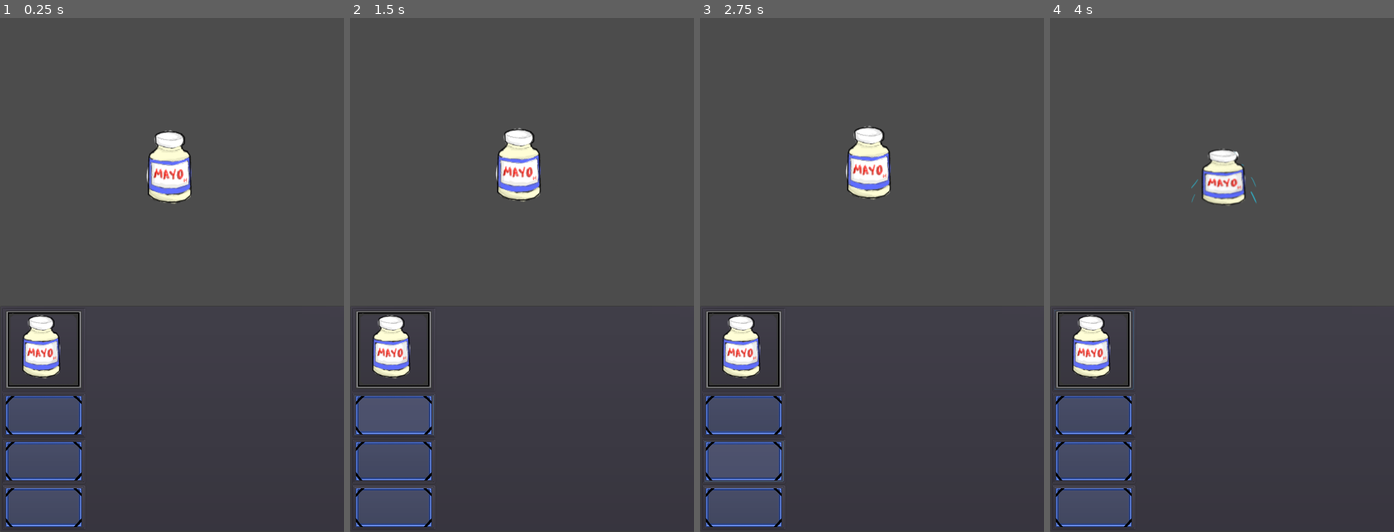
Above: before the commit, frames 1-4 (left to right).
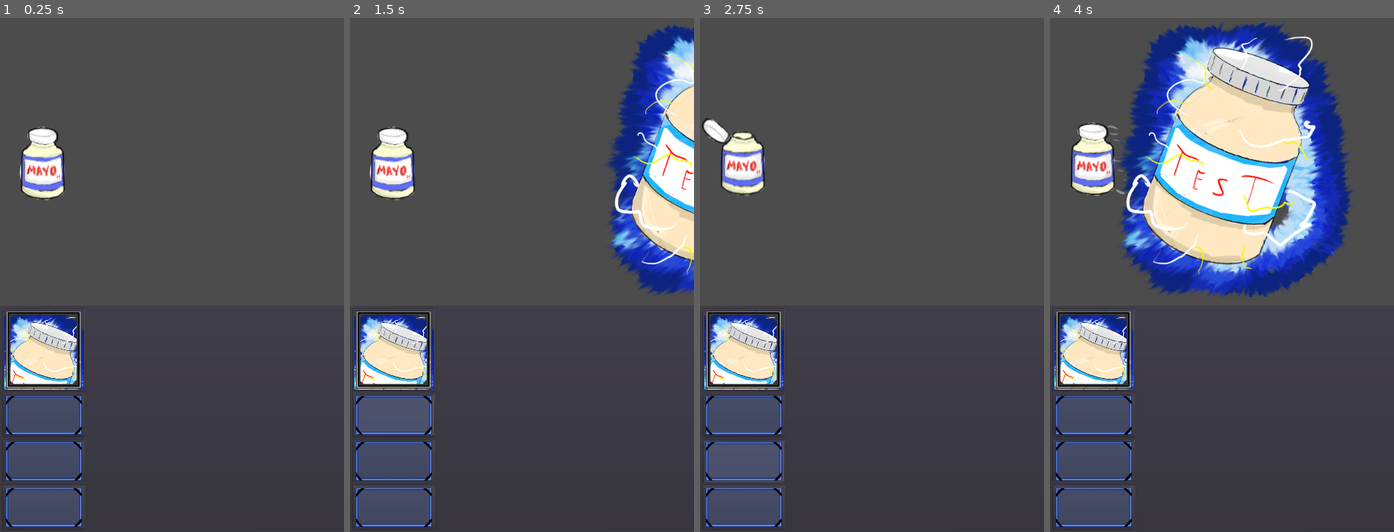
Above: after the commit, the same moments.

Repository: jafetal/Godot-gacha
Game: Godot game, scene res://scenes/Main.tscn
Same seed, same stepped clock (60 frames per second), same inputs: the game is played once before the commit and once after it.
Inputs (mouse positions are in pixels of both pictures, inside the frame that each line leads up to):
- Up to frame 1 (0.25 s): no input
- Up to frame 2 (1.5 s): click (394, 352) at 0.5 s; click (394, 413) at 1.25 s
- Up to frame 3 (2.75 s): click (744, 460) at 2 s
- Up to frame 4 (4 s): click (1094, 506) at 2.75 s; click (1094, 352) at 3.5 s

The runs differ from the first frame. In frame 1, 5.6% of the frame differs, in the area x 1-56%, y 21-73%; in frame 2, 16%; in frame 3, 5.7%; in frame 4, 33%, in the area x 1-88%, y 0-73%.

Commit message:
se elimino la escena de panel individual

Diff:
--- a/Sprites/Characters/Mayo/Animaciones.tres
+++ b/Sprites/Characters/Mayo/Animaciones.tres
@@ -41,7 +41,7 @@
 "name": "trueArts",
 "speed": 5.0
 }, {
-"frames": [ ExtResource( 20 ), ExtResource( 28 ), ExtResourc …(97 unchanged characters)…  27 ), ExtResource( 23 ), ExtResource( 24 ), ExtResource( 21 ), ExtResource( 25 ) ],
+"frames": [ ExtResource( 20 ), ExtResource( 28 ), ExtResourc …(97 unchanged characters)…  27 ), ExtResource( 23 ), ExtResource( 26 ), ExtResource( 17 ), ExtResource( 17 ), ExtResource( 24 ), ExtResource( 24 ), ExtResource( 21 ), ExtResource( 25 ) ],
 "loop": false,
 "name": "arts",
 "speed": 15.0
--- a/project.godot
+++ b/project.godot
@@ -19,6 +19,10 @@
 run/main_scene="res://scenes/Main.tscn"
 config/icon="res://icon.png"
 
+[autoload]
+
+SceneSwitcher="*res://scripts/scene_switcher.gd"
+
 [display]
 
 window/size/width=480
--- a/scenes/GUI/InGgui.gd
+++ b/scenes/GUI/InGgui.gd
@@ -3,21 +3,46 @@
 var menu
 var menuy
 var pos
+var illustration = load("res://Sprites/Units_il/Mayo/Mayo.png")
 
 # Called when the node enters the scene tree for the first time.
 func _ready():
-	$unit.set_data(preload("res://Sprites/Characters/Mayo/Animaciones.tres"),load("res://Sprites/Characters/Mayo/mayo.png"))
-	$Control/PanelContainer/HBoxContainer/Control/HBoxContainer/VBoxContainer/Personaje/perfil.texture = load("res://Sprites/Characters/Mayo/mayo.png")
+	pause_mode = Node.PAUSE_MODE_PROCESS
+	menu_ajustement()
+	unit_initialize(load("res://Sprites/Characters/Mayo/Animaciones.tres"),illustration)
+
+
+# warning-ignore:unused_argument
+func _process(delta):
+	pass
+
+func unit_initialize(animations,illus):
+	var perfil = AtlasTexture.new()
+	perfil.set_atlas(illustration)
+	perfil.set_region(Rect2(120, 0, 300, 300))
+	$Control/PanelContainer/HBoxContainer/ControlUnit1/HBoxContainer/VBoxContainer/Personaje/perfil.texture = perfil
+	$Units/unit.set_data(animations,illus)
+
+#Arts
+func _on_Button_button_down():
+	get_tree().paused = true
+	$Units/unit.arts()
+	$AnimationPlayer/Sprite.texture = load("res://Sprites/Units_il/Mayo/Mayo.png")
+	$AnimationPlayer.stop()
+	$AnimationPlayer.play("Enter")
+
+
+func _on_Unit1Atack_timer_timeout():
+	$Units/unit.attack()
+
+
+func _on_AnimationPlayer_animation_finished(anim_name):
+	get_tree().paused = false
+
+func menu_ajustement():
 	screen_size = get_viewport().get_visible_rect().size
 	menu = screen_size.x/1160
 	menuy = screen_size.y/1700
 	pos = Vector2(0,get_viewport().get_visible_rect().size.y-(get_viewport().get_visible_rect().size.y/2.28))
 	$Control/PanelContainer.rect_scale = Vector2(menu,menuy)
 	$Control/PanelContainer.rect_position = pos
-
-func _process(delta):
-	pass
-
-
-func _on_Button_button_down():
-	$unit.attack()
--- a/scenes/GUI/InGgui.tscn
+++ b/scenes/GUI/InGgui.tscn
@@ -1,12 +1,41 @@
-[gd_scene load_steps=5 format=2]
+[gd_scene load_steps=6 format=2]
 
 [ext_resource path="res://Sprites/GUI/marcoPersonaje.png" type="Texture" id=1]
 [ext_resource path="res://scenes/GUI/InGgui.gd" type="Script" id=2]
 [ext_resource path="res://scenes/unit.tscn" type="PackedScene" id=3]
 [ext_resource path="res://Sprites/GUI/item.png" type="Texture" id=4]
 
+[sub_resource type="Animation" id=1]
+resource_name = "Enter"
+step = 0.05
+tracks/0/type = "value"
+tracks/0/path = NodePath("AnimationPlayer/Sprite:position")
+tracks/0/interp = 1
+tracks/0/loop_wrap = true
+tracks/0/imported = false
+tracks/0/enabled = true
+tracks/0/keys = {
+"times": PoolRealArray( 0, 0.05, 0.95, 1 ),
+"transitions": PoolRealArray( 1, 1, 1, 1 ),
+"update": 0,
+"values": [ Vector2( -288.075, 200 ), Vector2( 204.565, 200 ), Vector2( 312.713, 200.677 ), Vector2( 927.831, 200 ) ]
+}
+
 [node name="CanvasLayer" type="CanvasLayer"]
 script = ExtResource( 2 )
+
+[node name="Units" type="Node2D" parent="."]
+pause_mode = 1
+
+[node name="unit" parent="Units" instance=ExtResource( 3 )]
+position = Vector2( 64.1137, 204.342 )
+
+[node name="AnimationPlayer" type="AnimationPlayer" parent="."]
+anims/Enter = SubResource( 1 )
+
+[node name="Sprite" type="Sprite" parent="AnimationPlayer"]
+position = Vector2( -288.075, 200 )
+scale = Vector2( 0.75, 0.75 )
 
 [node name="Control" type="Control" parent="."]
 margin_right = 40.0
@@ -32,7 +61,7 @@
 margin_right = 1163.0
 margin_bottom = 739.0
 
-[node name="Control" type="MarginContainer" parent="Control/PanelContainer/HBoxContainer"]
+[node name="ControlUnit1" type="MarginContainer" parent="Control/PanelContainer/HBoxContainer"]
 margin_right = 286.0
 margin_bottom = 732.0
 __meta__ = {
@@ -40,19 +69,19 @@
 "_edit_use_anchors_": false
 }
 
-[node name="HBoxContainer" type="HBoxContainer" parent="Control/PanelContainer/HBoxContainer/Control"]
+[node name="HBoxContainer" type="HBoxContainer" parent="Control/PanelContainer/HBoxContainer/ControlUnit1"]
 margin_right = 286.0
 margin_bottom = 732.0
 
-[node name="VBoxContainer" type="VBoxContainer" parent="Control/PanelContainer/HBoxContainer/Control/HBoxContainer"]
+[node name="VBoxContainer" type="VBoxContainer" parent="Control/PanelContainer/HBoxContainer/ControlUnit1/HBoxContainer"]
 margin_right = 282.0
 margin_bottom = 732.0
 
-[node name="Personaje" type="PanelContainer" parent="Control/PanelContainer/HBoxContainer/Control/HBoxContainer/VBoxContainer"]
+[node name="Personaje" type="PanelContainer" parent="Control/PanelContainer/HBoxContainer/ControlUnit1/HBoxContainer/VBoxContainer"]
 margin_right = 282.0
 margin_bottom = 276.0
 
-[node name="perfil" type="TextureRect" parent="Control/PanelContainer/HBoxContainer/Control/HBoxContainer/VBoxContainer/Personaje"]
+[node name="perfil" type="TextureRect" parent="Control/PanelContainer/HBoxContainer/ControlUnit1/HBoxContainer/VBoxContainer/Personaje"]
 margin_left = 7.0
 margin_top = 7.0
 margin_right = 275.0
@@ -62,7 +91,7 @@
 "_edit_use_anchors_": false
 }
 
-[node name="Button" type="Button" parent="Control/PanelContainer/HBoxContainer/Control/HBoxContainer/VBoxContainer/Personaje"]
+[node name="Button" type="Button" parent="Control/PanelContainer/HBoxContainer/ControlUnit1/HBoxContainer/VBoxContainer/Personaje"]
 margin_left = 7.0
 margin_top = 7.0
 margin_right = 275.0
@@ -70,48 +99,50 @@
 icon = ExtResource( 1 )
 flat = true
 
-[node name="slot1" type="PanelContainer" parent="Control/PanelContainer/HBoxContainer/Control/HBoxContainer/VBoxContainer"]
+[node name="slot1" type="PanelContainer" parent="Control/PanelContainer/HBoxContainer/ControlUnit1/HBoxContainer/VBoxContainer"]
 margin_top = 280.0
 margin_right = 282.0
 margin_bottom = 428.0
 
-[node name="item1" type="Button" parent="Control/PanelContainer/HBoxContainer/Control/HBoxContainer/VBoxContainer/slot1"]
+[node name="item1" type="Button" parent="Control/PanelContainer/HBoxContainer/ControlUnit1/HBoxContainer/VBoxContainer/slot1"]
 margin_left = 7.0
 margin_top = 7.0
 margin_right = 275.0
 margin_bottom = 141.0
 icon = ExtResource( 4 )
 
-[node name="slot2" type="PanelContainer" parent="Control/PanelContainer/HBoxContainer/Control/HBoxContainer/VBoxContainer"]
+[node name="slot2" type="PanelContainer" parent="Control/PanelContainer/HBoxContainer/ControlUnit1/HBoxContainer/VBoxContainer"]
 margin_top = 432.0
 margin_right = 282.0
 margin_bottom = 580.0
 
-[node name="item2" type="Button" parent="Control/PanelContainer/HBoxContainer/Control/HBoxContainer/VBoxContainer/slot2"]
+[node name="item2" type="Button" parent="Control/PanelContainer/HBoxContainer/ControlUnit1/HBoxContainer/VBoxContainer/slot2"]
 margin_left = 7.0
 margin_top = 7.0
 margin_right = 275.0
 margin_bottom = 141.0
 icon = ExtResource( 4 )
 
-[node name="slot3" type="PanelContainer" parent="Control/PanelContainer/HBoxContainer/Control/HBoxContainer/VBoxContainer"]
+[node name="slot3" type="PanelContainer" parent="Control/PanelContainer/HBoxContainer/ControlUnit1/HBoxContainer/VBoxContainer"]
 margin_top = 584.0
 margin_right = 282.0
 margin_bottom = 732.0
 
-[node name="item3" type="Button" parent="Control/PanelContainer/HBoxContainer/Control/HBoxContainer/VBoxContainer/slot3"]
+[node name="item3" type="Button" parent="Control/PanelContainer/HBoxContainer/ControlUnit1/HBoxContainer/VBoxContainer/slot3"]
 margin_left = 7.0
 margin_top = 7.0
 margin_right = 275.0
 margin_bottom = 141.0
 icon = ExtResource( 4 )
 
-[node name="CenterContainer" type="CenterContainer" parent="Control/PanelContainer/HBoxContainer/Control/HBoxContainer"]
+[node name="CenterContainer" type="CenterContainer" parent="Control/PanelContainer/HBoxContainer/ControlUnit1/HBoxContainer"]
 margin_left = 286.0
 margin_right = 286.0
 margin_bottom = 732.0
 
-[node name="unit" parent="." instance=ExtResource( 3 )]
-position = Vector2( 241.153, 209.352 )
-[connection signal="button_down" from="Control/PanelContainer/HBoxContainer/Control/HBoxContainer/VBoxContainer/Personaje/Button" to="." method="_on_Button_button_down"]
-[connection signal="button_down" from="Control/PanelContainer/HBoxContainer/Control/HBoxContainer/VBoxContainer/Personaje/Button" to="Control/PanelContainer/HBoxContainer/Control" method="_on_Button_button_down"]
+[node name="Unit1Atack_timer" type="Timer" parent="Control/PanelContainer/HBoxContainer/ControlUnit1"]
+wait_time = 2.0
+autostart = true
+[connection signal="animation_finished" from="AnimationPlayer" to="." method="_on_AnimationPlayer_animation_finished"]
+[connection signal="button_down" from="Control/PanelContainer/HBoxContainer/ControlUnit1/HBoxContainer/VBoxContainer/Personaje/Button" to="." method="_on_Button_button_down"]
+[connection signal="timeout" from="Control/PanelContainer/HBoxContainer/ControlUnit1/Unit1Atack_timer" to="." method="_on_Unit1Atack_timer_timeout"]
--- a/scenes/Main.gd
+++ b/scenes/Main.gd
@@ -1,4 +1,3 @@
 extends Node
 func _ready():
-	get_tree().change_scene("res://scenes/GUI/InGgui.tscn")
-	pass
+	SceneSwitcher.change_scene("res://scenes/Nivel.tscn", {"location":"Nivel1","nivel":2})
--- /dev/null
+++ b/scenes/Nivel.gd
@@ -0,0 +1,6 @@
+extends Node
+func _ready():
+	var current_location = SceneSwitcher.get_param("location")
+	var nivel = SceneSwitcher.get_param("nivel")
+	print(current_location)
+	print(nivel)
--- /dev/null
+++ b/scenes/Nivel.tscn
@@ -0,0 +1,11 @@
+[gd_scene load_steps=3 format=2]
+
+[ext_resource path="res://scenes/GUI/InGgui.tscn" type="PackedScene" id=1]
+[ext_resource path="res://scenes/Nivel.gd" type="Script" id=2]
+
+[node name="Node" type="Node"]
+script = ExtResource( 2 )
+
+[node name="CanvasLayer" parent="." instance=ExtResource( 1 )]
+
+[node name="Timer" type="Timer" parent="."]
--- a/scenes/unit.gd
+++ b/scenes/unit.gd
@@ -20,10 +20,12 @@
 	$Sprite.hide()
 
 func attack():
-	play_anim("attack")
+	if(current_anim=="idle"):
+		play_anim("attack")
 
 func arts():
-	play_anim("arts")
+	idle()
+	$TimerArts.start()
 
 func true_arts():
 	play_anim("truearts")
@@ -38,3 +40,7 @@
 
 func _on_AnimatedSprite_animation_finished():
 	idle()
+
+func _on_TimerArts_timeout():
+	play_anim("arts")
+	$TimerArts.stop()
--- a/scenes/unit.tscn
+++ b/scenes/unit.tscn
@@ -20,4 +20,8 @@
 shape = SubResource( 1 )
 
 [node name="AnimatedSprite" type="AnimatedSprite" parent="."]
+
+[node name="TimerArts" type="Timer" parent="."]
+wait_time = 0.5
 [connection signal="animation_finished" from="AnimatedSprite" to="." method="_on_AnimatedSprite_animation_finished"]
+[connection signal="timeout" from="TimerArts" to="." method="_on_TimerArts_timeout"]
--- /dev/null
+++ b/scripts/scene_switcher.gd
@@ -0,0 +1,15 @@
+extends Node
+
+# Private variable
+var _params = null
+
+# Call this instead to be able to provide arguments to the next scene
+func change_scene(next_scene, params=null):
+	_params = params
+	get_tree().change_scene(next_scene)
+
+# In the newly opened scene, you can get the parameters by name
+func get_param(name):
+	if _params != null and _params.has(name):
+		return _params[name]
+	return null
Binary file added: Sprites/Units_il/Mayo/Mayo.png
Not shown, added: Sprites/Units_il/Mayo/Mayo.png.import
Not shown, added: Sprites/Editables/units_il_e/Mayo.kra
